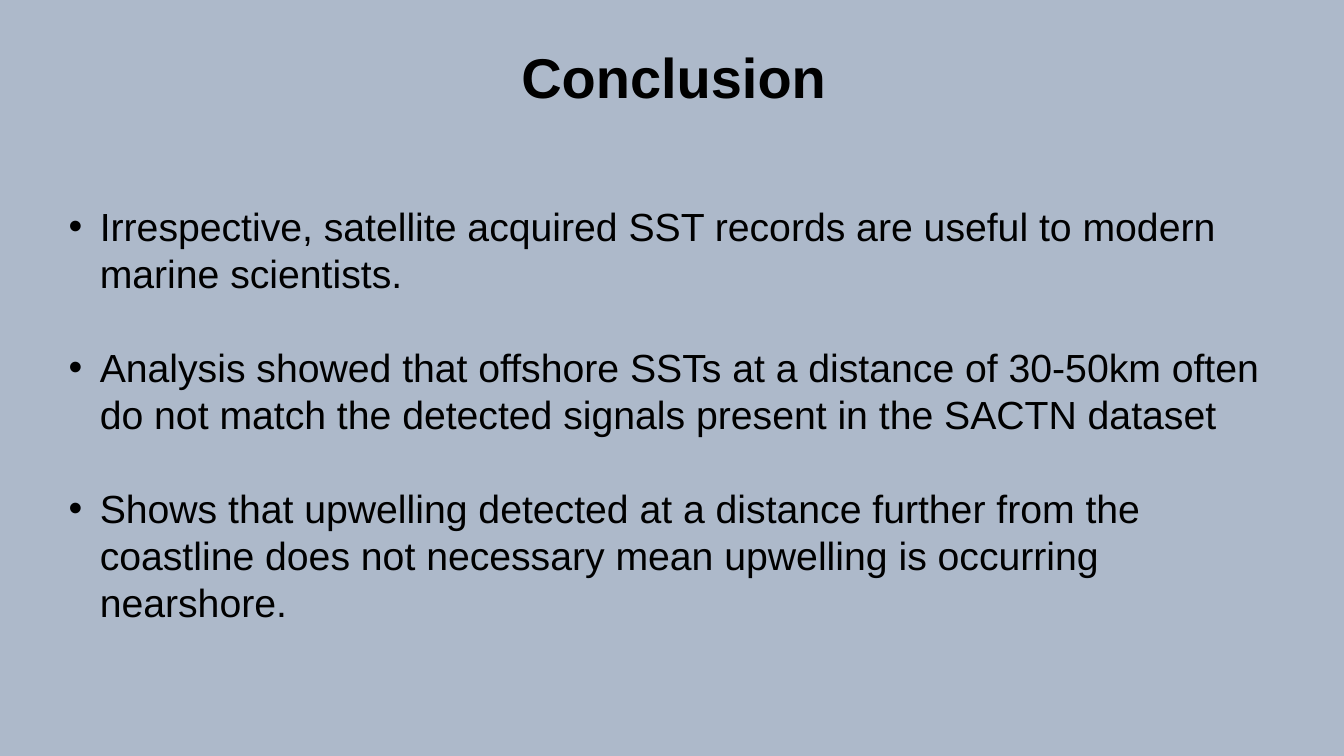
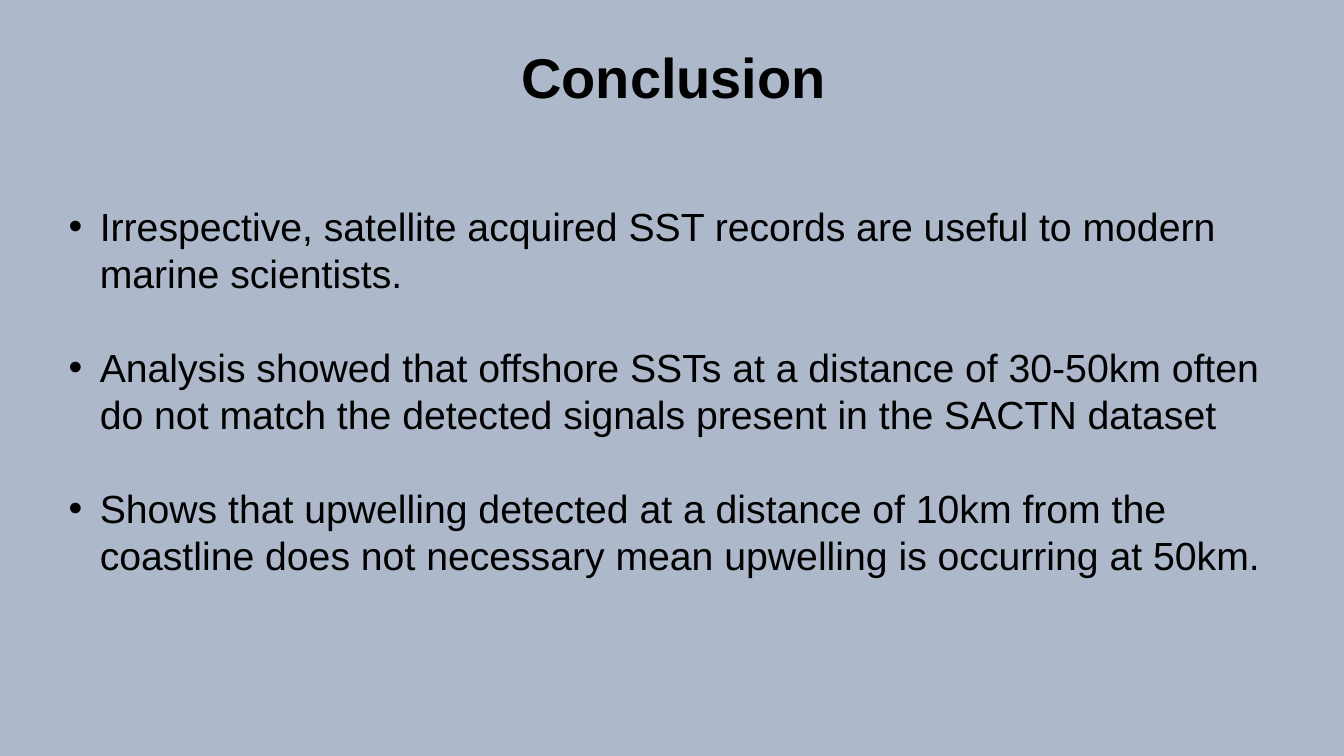
Before and after one commit to AmierohAbrahams/Upwelling_MCS, a slide deck: slide 24 of Presentation/Amieroh_P_new.pptx (slide 23 before the commit). Drawn at 1344x756 pixels with LibreOffice and Linux fonts; fonts in the diff are those of the drawing. Boxes give left, top, right and bottom in pixels: in the first picture for what was removed or moved away, otherwise in the second. Text is boxed around its words. In the diff, an @@ line names an element or a change of style, - is before the commit and + after.

```diff
--- a/Presentation/Amieroh_P_new.pptx
+++ b/Presentation/Amieroh_P_new.pptx
@@ text at <box>100,494,1260,578</box>: text changed @@
-• Shows that upwelling detected at a distance further from the coastline does not necessary mean upwelling is occurring nearshore.
+• Shows that upwelling detected at a distance of 10km from the coastline does not necessary mean upwelling is occurring at 50km.
```
Also in this commit, not shown: 4 other slides changed, 1 slide added, 1 other file.
